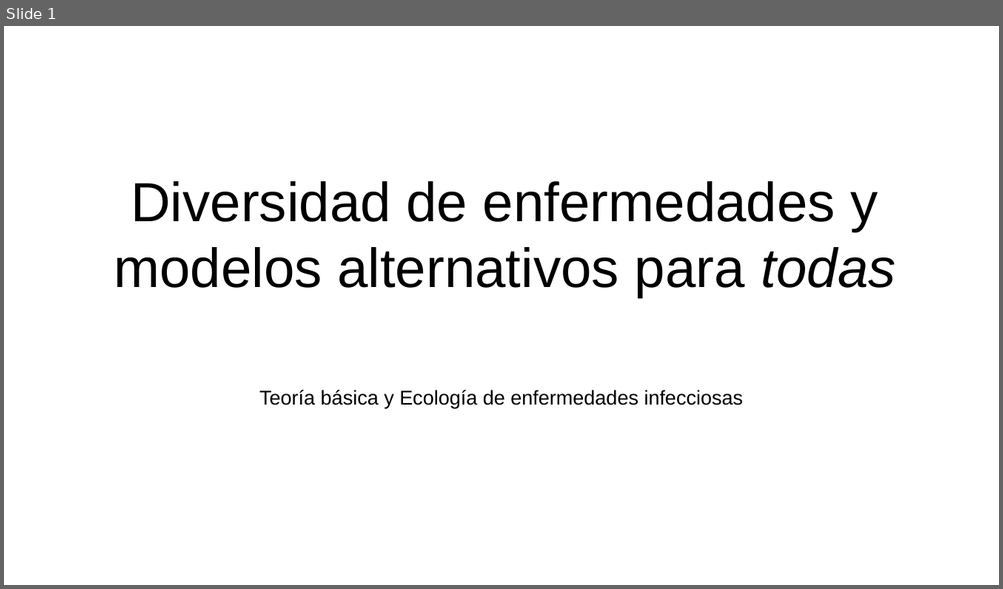
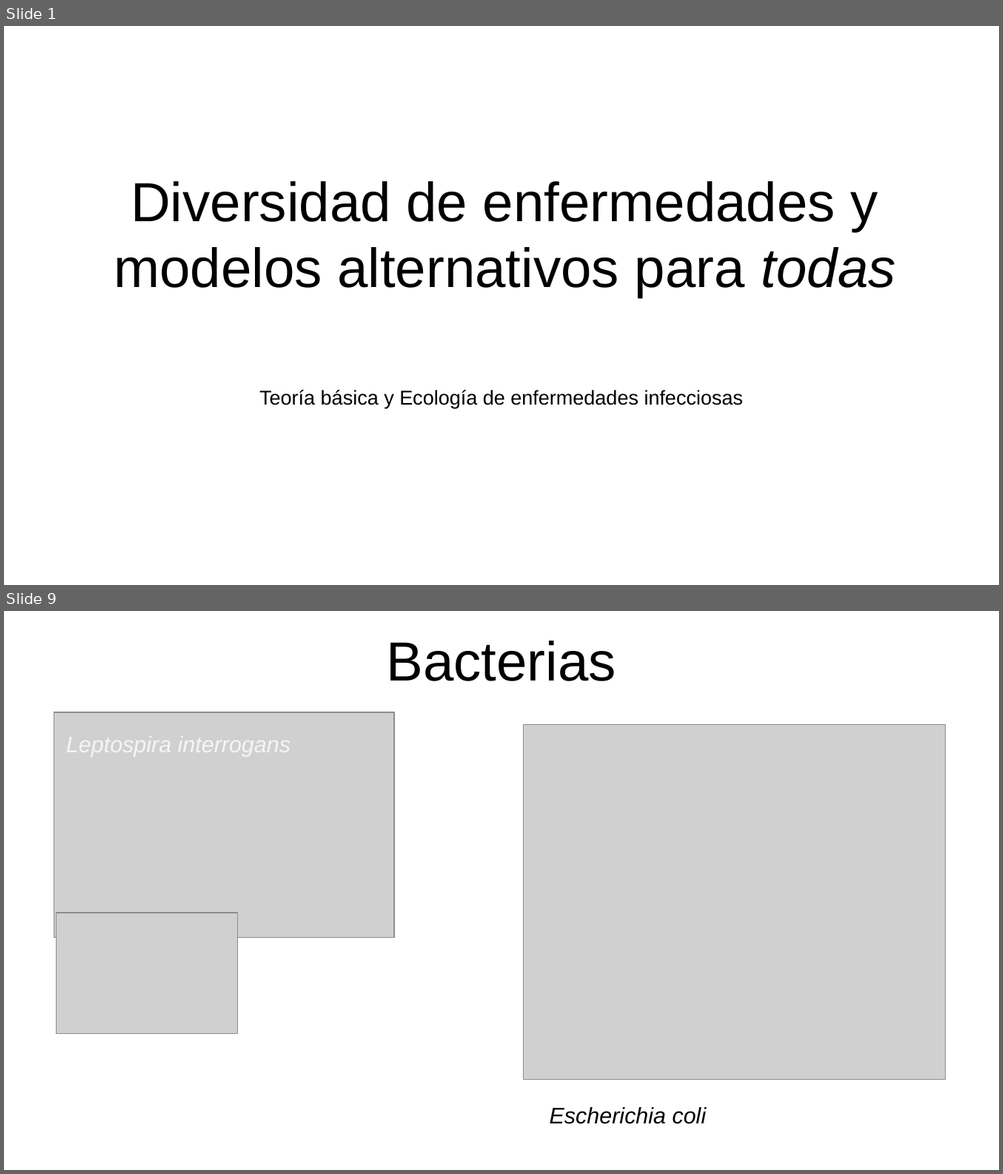
Before and after one commit to gerardommc/Ecologia-Teorica, a slide deck: Diversidad-enfermedades-infecciones.odp. Shown one above the other, each under a label of ours: slide 1 before the commit, slides 1 and 9 after it; the slides between them are not shown. The pictures are 1003x589 and 1003x1174 pixels, drawn with LibreOffice and Linux fonts; fonts in the diff are those of the drawing; grey boxes stand for pictures. Boxes give left, top, right and bottom in pixels: in the first picture for what was removed or moved away, otherwise in the second. Text is boxed around its words. In the diff, an @@ line names an element or a change of style, - is before the commit and + after.

```diff
--- a/Diversidad-enfermedades-infecciones.odp
+++ b/Diversidad-enfermedades-infecciones.odp
@@ slide 9 added at [4, 611, 999, 1170], background #FFFFFF @@
@@ title added at [386, 641, 615, 681], 44 pt, text #000000 @@
+Bacterias
@@ picture added at [54, 712, 394, 937] @@
@@ text added at [66, 732, 290, 758], 18 pt, text #F5F5F5, italic @@
+Leptospira interrogans
@@ picture added at [523, 725, 945, 1080] @@
@@ picture added at [57, 914, 238, 1034] @@
@@ text added at [549, 1108, 706, 1125], 18 pt, text #000000, italic @@
+Escherichia coli
```
Also in this commit, not shown: 21 other slides added, 28 other files.
